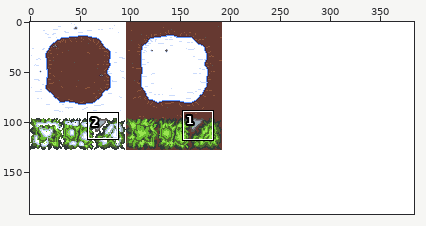
Edited in one commit: sprite sheet (core/assets/textures/floor.png). Above: a wide view before the commit, with the close-up outlined.
Close-up. Before the commit:
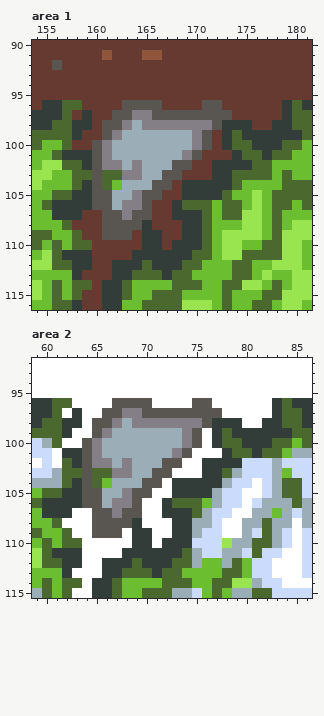
The file is 384x192 pixels. Shown: area 1: x 154..181, y 90..116; area 2: x 59..86, y 92..115.
After:
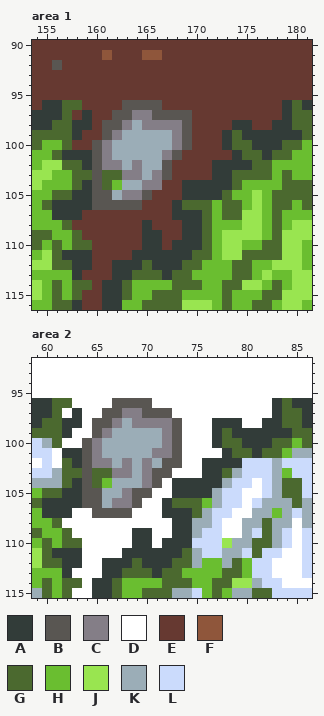
Palette (. is transparent): A #323c39  B #595652  C #847e87  D #ffffff  E #663931  F #8f563b  G #4b692f  H #6abe30  J #99e550  K #9badb7  L #cbdbfc
From old to new:
Area 1:
y 96: x 171..172 BB -> EE
y 97: x 170..173 BBBB -> EEEE
y 98: x 169..173 CCCBA -> BEEEE
y 99..100: x 168..171 KKCB -> CBEE
y 101: x 167..170 KKCB -> CBEE
y 102: x 167..169 KBB -> BEE
y 103: x 166 K -> C; x 168 B -> E
y 104: x 165..167 KBB -> CCE
y 105: x 163 K -> C; x 166 B -> E
y 106: x 162..165 KCCB -> BBBE
y 107: x 161..165 BBCBB -> EEEEE
y 108: x 161..164 BBBB -> EEEE
y 109: x 161..163 BBB -> EEE
Area 2:
y 96: x 75..76 BB -> DD
y 97: x 73..77 BBBBB -> DDDDD
y 98: x 73..76 CCCB -> BDDD
y 99..100: x 72..75 KKCB -> CBDD
y 101: x 71..74 KKCB -> CCBD
y 102..103: x 70 K -> C
y 104: x 70 B -> C
y 107: x 67 C -> B; x 69 B -> D
y 108: x 65..69 BBBBA -> DDDDD
y 109: x 65..67 BBB -> DDD
Boxes around the changes in both close-ups, in picture pixels (x1, y1, x2, y2):
changed: (102, 100, 232, 240)
changed: (92, 398, 222, 538)
